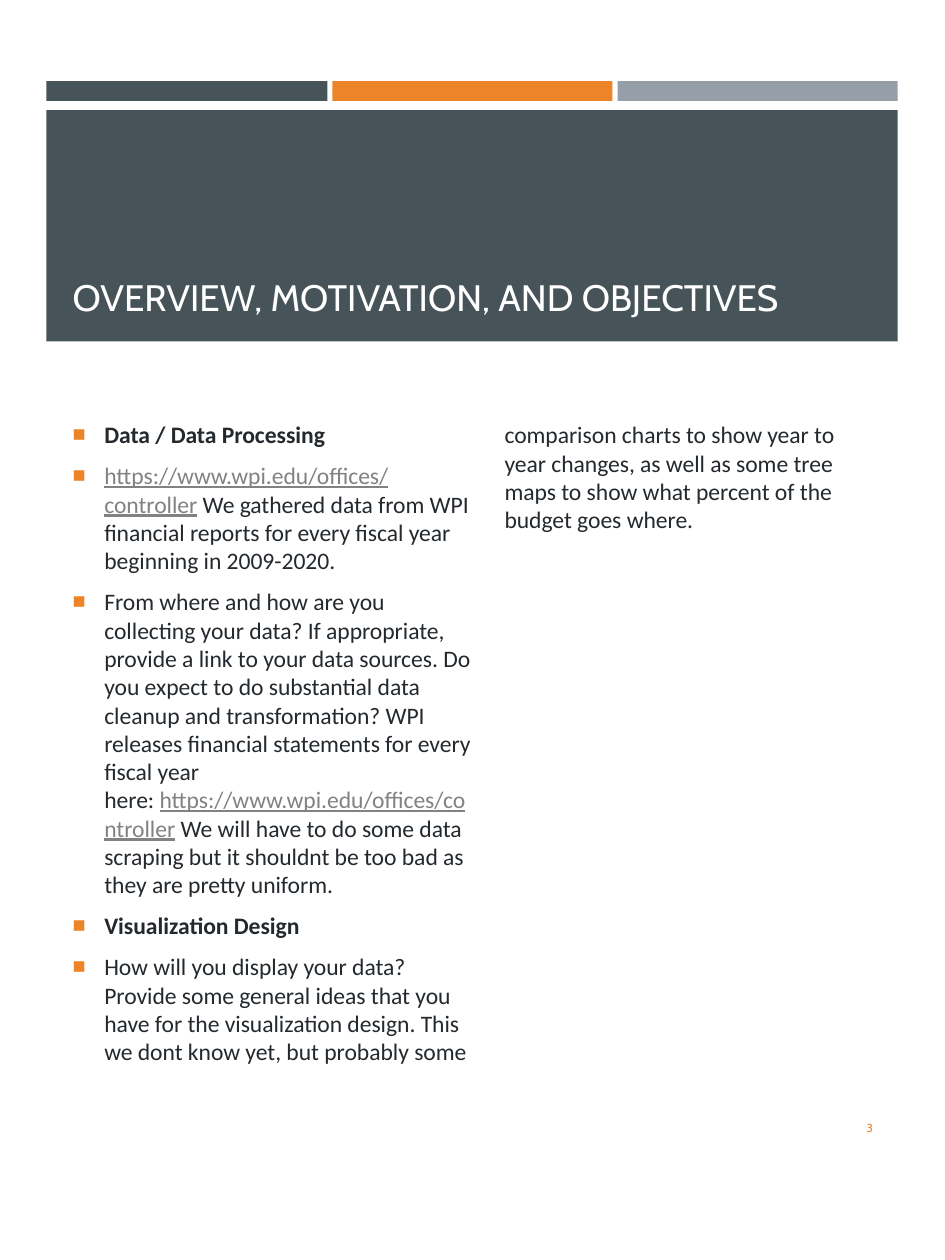
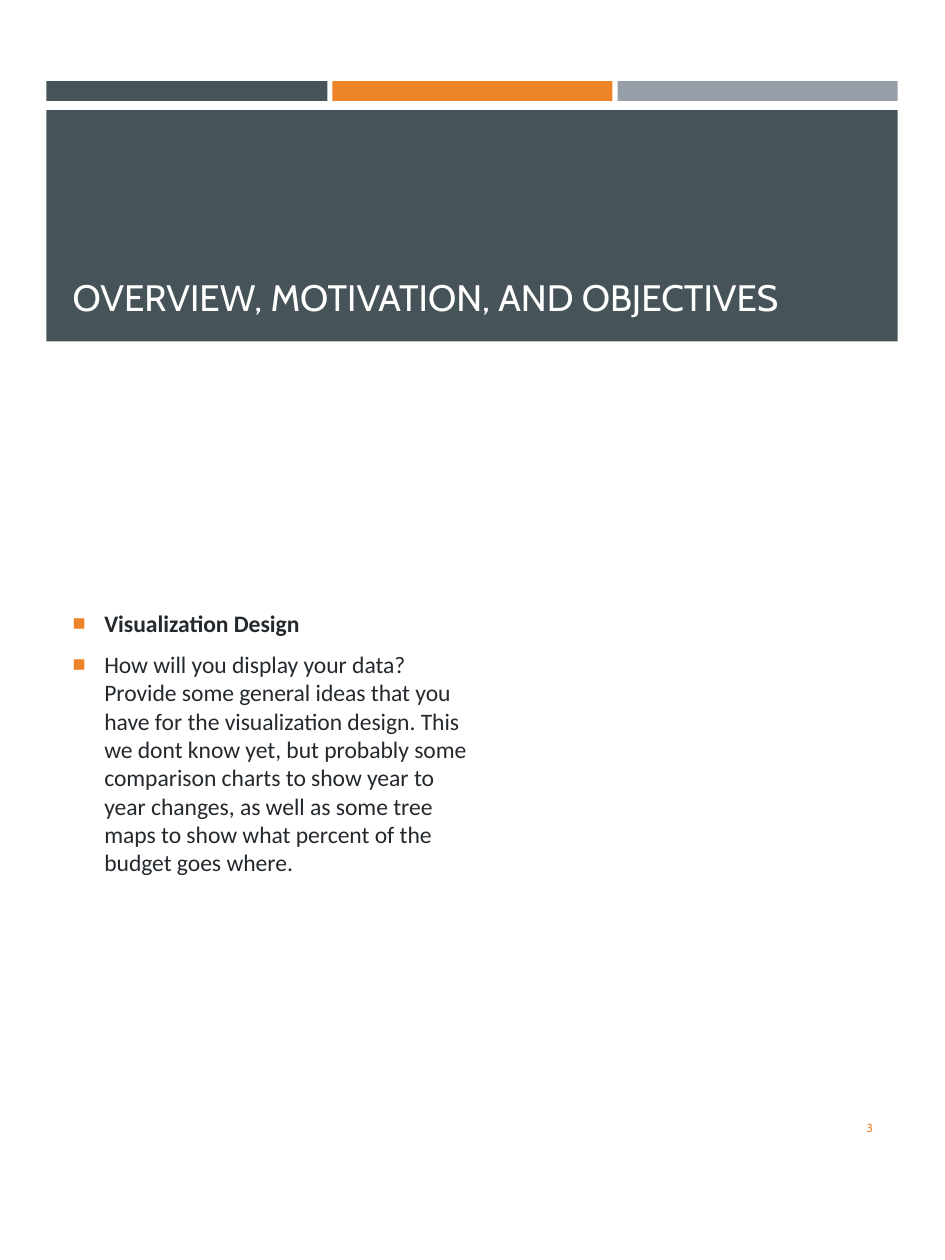
Before and after one commit to cs480x-21c/final, a slide deck: slide 3 of ProcessBook.pptx. Drawn at 945x1260 pixels with LibreOffice and Linux fonts; fonts in the diff are those of the drawing. Boxes give left, top, right and bottom in pixels: in the first picture for what was removed or moved away, otherwise in the second. Text is boxed around its words. In the diff, an @@ line names an element or a change of style, - is before the commit and + after.

Commit message:
added data desciption and update data scraping from first team meeting :)

```diff
--- a/ProcessBook.pptx
+++ b/ProcessBook.pptx
@@ text at (x1=104, y1=426, x2=471, y2=897): paragraphs removed @@
-■ Data / Data Processing
-■ https://www.wpi.edu/offices/controller We gathered data from WPI financial reports for every fiscal year beginning in 2009-2020.
-■ From where and how are you collecting your data? If appropriate, provide a link to your data sources. Do you expect to do substantial data cleanup and transformation? WPI releases financial statements for every fiscal year here: https://www.wpi.edu/offices/controller We will have to do some data scraping but it shouldnt be too bad as they are pretty uniform.
```
Also in this commit, not shown: 1 other slide changed.
